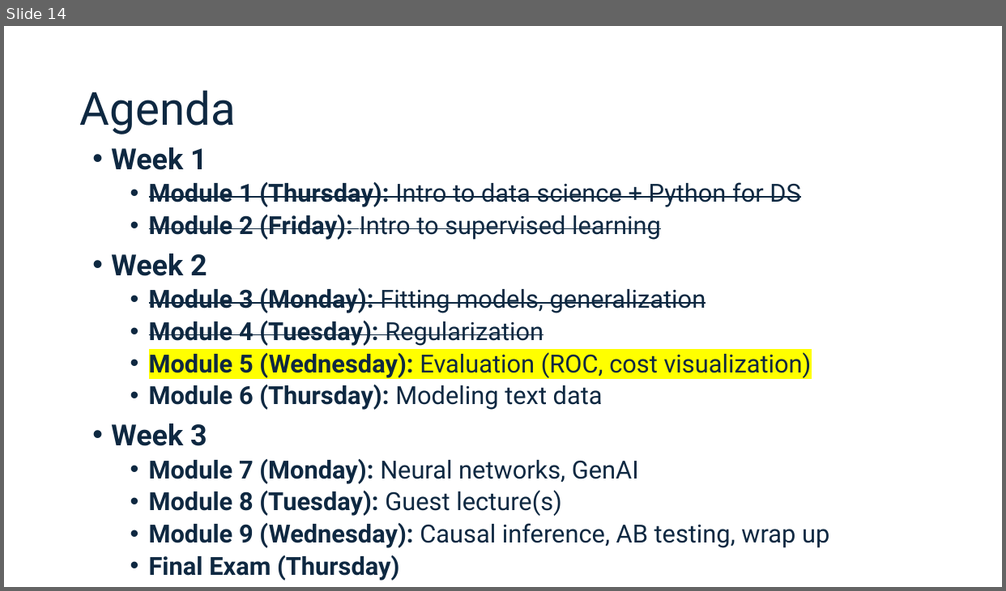
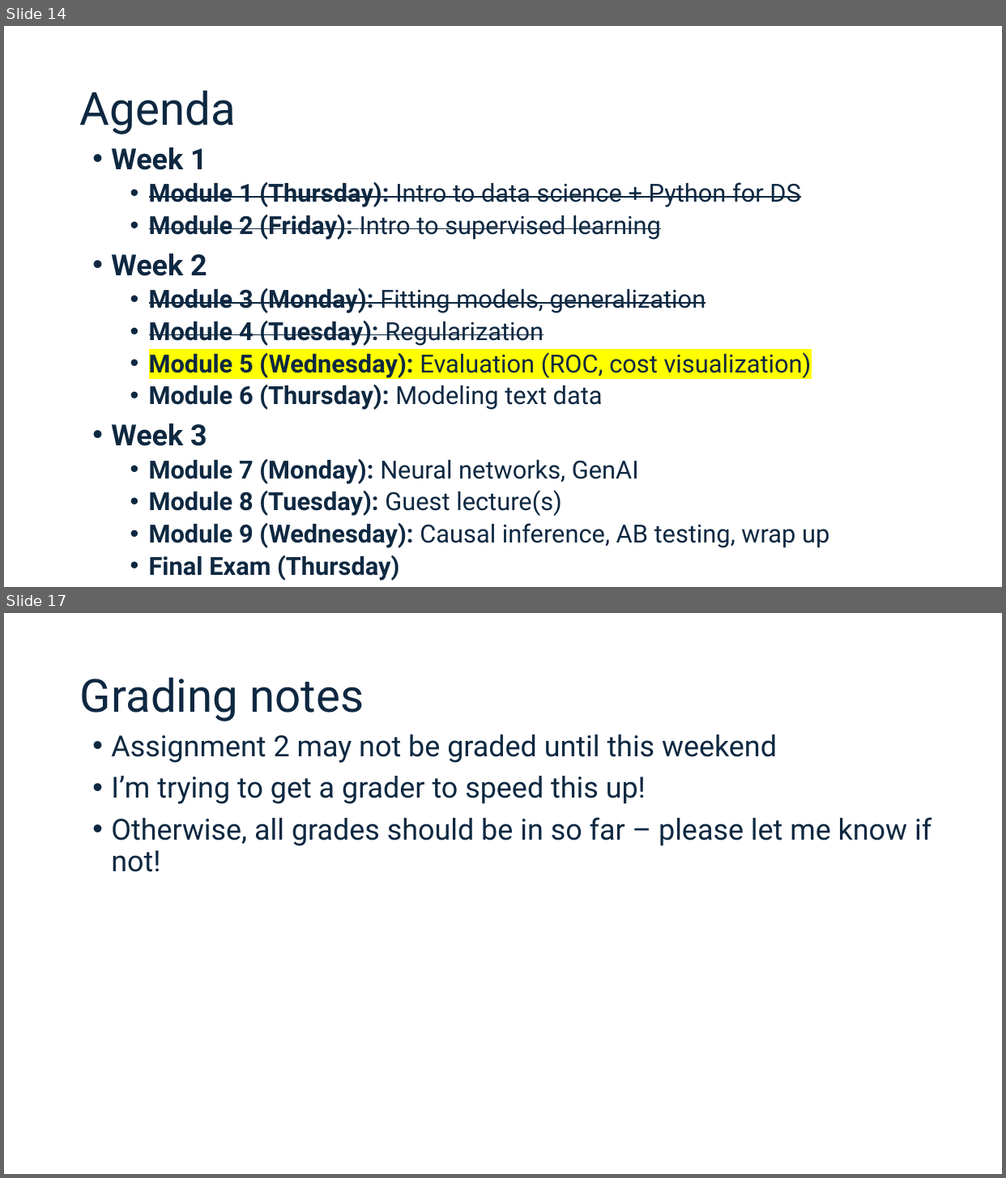
Before and after one commit to connordouglas10/DS-Tech-2025January, a slide deck: Modules/Module5/Slides 5.pptx. Shown one above the other, each under a label of ours: slide 14 before the commit, slides 14 and 17 after it; the slides between them are not shown. The pictures are 1006x591 and 1006x1178 pixels, drawn with LibreOffice and Linux fonts; fonts in the diff are those of the drawing. Boxes give left, top, right and bottom in pixels: in the first picture for what was removed or moved away, otherwise in the second. Text is boxed around its words. In the diff, an @@ line names an element or a change of style, - is before the commit and + after.

```diff
--- a/Modules/Module5/Slides 5.pptx
+++ b/Modules/Module5/Slides 5.pptx
@@ slide 17 added at (4,613,1002,1174), background #FFFFFF @@
@@ title added at (80,677,364,722), 44 pt, text #0E2841 @@
+Grading notes
@@ text added at (111,735,931,872), 28 pt, text #0E2841 @@
+• Assignment 2 may not be graded until this weekend
+• I’m trying to get a grader to speed this up!
+• Otherwise, all grades should be in so far – please let me know if not!
```
Also in this commit, not shown: 8 slides changed, 24 other slides added, 1 slide removed, 6 other files.
